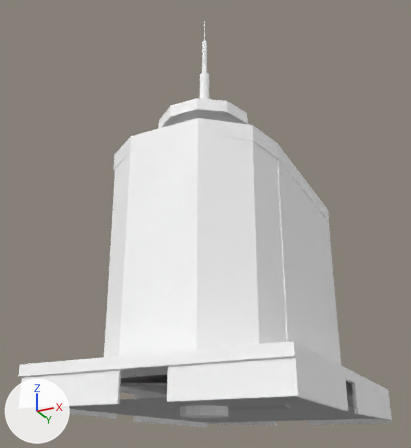
Before and after pictures for a commit that changed the FBX model 3d mess new/Assets/BLOCKYGON ASSETS ©/MODELS/BUILDINGS/OTHER BUILDS/BGN_PARKING GARAGE 1.fbx.
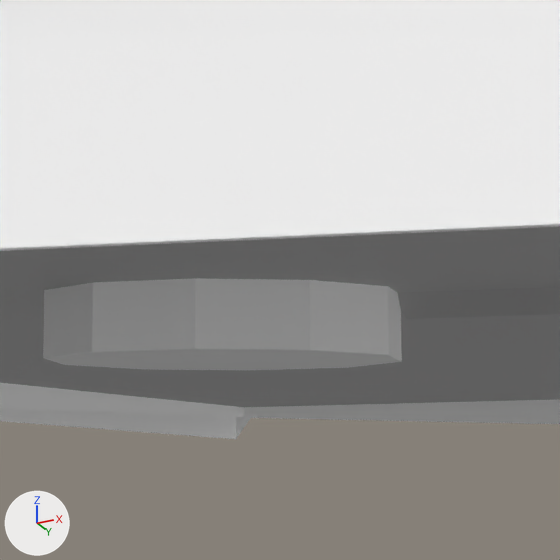
Old and new are each drawn whole from a camera (50 mm lens) standing at (30.5, -52.22, -5.9) and looking at (3.18, 2.41, 18.68) and again close up on the part from 42% to 61% of the width and 82% to 99% of the height. The lights are fixed; the arrows at lower left show +X, +Y and +Z. Where no turn or scale is listed for an object, it has been applied to the vertices.

The older version as bpy lines, for what is in view:
```python
me_scene = bpy.data.meshes.new('Scene')
me_scene.from_pydata(...)  # 658 vertices, 1061 faces; spans x -6.4..18.4, y -14.4..21.3, z -2.8..41.7
# faces by material slot: [506, 516, 11, 28]
me_scene.materials.append(mat_stone_texture)  # its picture is missing
me_scene.materials.append(mat_white_2)  # its picture is missing
me_scene.materials.append(mat_stone_2)  # its picture is missing
me_scene.materials.append(mat_plain_glass_texture)  # its picture is missing
ob_bgn_parking_garage_1 = bpy.data.objects.new('BGN_PARKING_GARAGE_1', me_scene)
ob_bgn_parking_garage_1.location = (0.0, 0.0, 0.0)
```
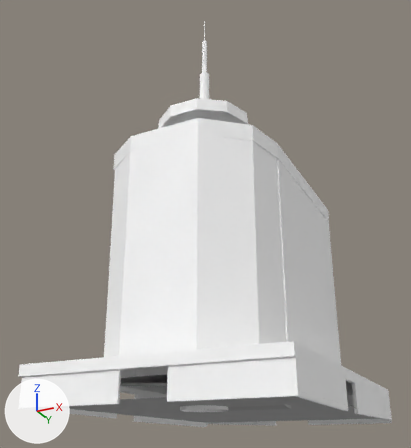
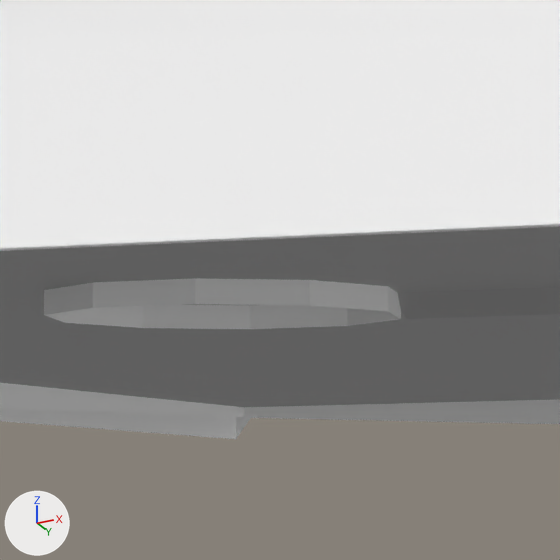
Commit message: CAR GARAGE COMPLETED WITH MINOR BUGS CURRENTLY

Where the change shows, as pixel boxes [x1, y1, x2, y2] in the close-ups (560 x 560 px):
part 1 of me_scene, cut back
    before: [43, 278, 402, 370]
    after: [44, 278, 401, 329]

The change, as a list of edits to the scene's bpy script:
```text
Change me_scene:
    used by ob_bgn_parking_garage_1; location = (0.0, 0.0, 0.0)
    remove me_scene.from_pydata(...)  # 658 vertices, 1061 faces; spans x -6.4..18.4, y -14.4..21.3, z -2.8..41.7
    add me_scene.from_pydata(...)  # 657 vertices, 1011 faces; spans x -6.4..18.4, y -14.4..21.3, z -2.6..41.7
    me_scene part 1
    11 vertices are removed from x 4.1..8.5, y -6.2..-2.0, z -2.8
    78 faces are deleted
    10 new vertices lie (0.0, 0.0, -28.5) away from vertices in x 4.1..8.5, y -6.2..-2.0, z 26.2
    8 new faces join them, mat_stone_texture (its picture is missing)
    20 new faces join them, mat_white_2 (its picture is missing)
```
